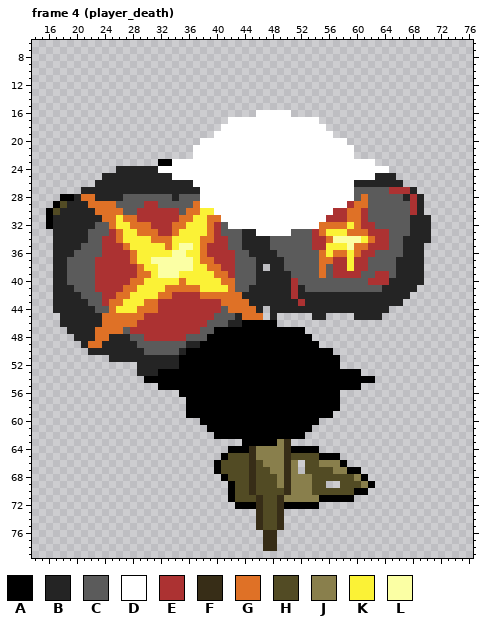
Two states of a pixel-art file, resources/images/characters/PlayerPlaneDeath.aseprite. Above is the file before it was changed.
96x96 pixels, 12 frames. Shown: frame 4 (player_death): x 14..76, y 6..79. The commit also changed other frames, which this record leaves out.
Visible layers, top first: "top explosion", "bottom right explosion", "left explosion", "right explosion", "smoke", "Plane Body", "plane wings".
Palette (. is transparent): A #000000  B #242424  C #5b5b5b  D #ffffff  E #ac3232  F #372d17  G #df7126  H #524b24  J #897f4c  K #fbf236  L #fbffa4
Pixels before, frame 4 (player_death) (only the part around the change), first column x 14:
13 .........................................................
14 .........................................................
15 .........................................................
16 ................................DDDDD....................
17 ............................DDDDDDDDDDDDD................
18 ...........................DDDDDDDDDDDDDDD...............
19 ..........................DDDDDDDDDDDDDDDDD..............
20 ........................DDDDDDDDDDDDDDDDDDDDD............
21 .......................DDDDDDDDDDDDDDDDDDDDDDD...........
22 .......................DDDDDDDDDDDDDDDDDDDDDDD...........
23 ..................AADDDDDDDDDDDDDDDDDDDDDDDDDDDDD........
24 ............BBBBBBDDDDDDDDDDDDDDDDDDDDDDDDDDDDDDDDD......
25 ..........BBBBBBBBBBDDDDDDDDDDDDDDDDDDDDDDDDDDDDDBBB.....
26 .........BBBBBBBBBBBBBBDDDDDDDDDDDDDDDDDDDDDDDBBBBBBB....
27 .......BBBBBBBBBBBBBBBBBDDDDDDDDDDDDDDDDDDDDDDCCCCCEEEB..
28 ....AABGGBBBBCCCCCCCBCCCDDDDDDDDDDDDDDDDDDDDDDCGCCCCCBEB.
29 ...AHBBBGGGGCCCCEECCCCCGDDDDDDDDDDDDDDDDDDDDDEGGCCCCCCEB.
30 ..AHBBBBBGGGGCCEEEEEECGGKKDDDDDDDDDDDDDDDDDEEGGECCCCCCEB.
31 ..ABBBBBBBGGKGGEEEEEEGGKKGGDDDDDDDDDDDDDDDEEEGGECCCCCCBBB
32 ..ABBBBBBCCGKKGGGEEEGGKKKGECDDDDDDDDDDDDDGGGGKGEECCCCCBBB
33 ...BBBBBCCCEGKKGGGEEGKKKKGECCCBBDDDDDCCCEGKKKGGGEEECCCBBB
34 ...BBBBBCCEEGKKKKGGGKKKKGGEECCBBBBCCCCCCEEGLLLLKGEECCBBBB
35 ...BBBBCCCEEEGKKKKKGKLLKGEEECCBBBBCCCCCCEEKKKLGGEEECCBBB.
36 ...BBBCCCCEEEEGKKKKKLLKKGEEEECCBBBBCCCCCCGKGGKGEECCCCBBB.
37 ...BBCCCCEEEEEGKKLLLLLLKGGEEECCCBBBBCCCCCGGEEKEECCCCBBBB.
38 ...BBCCCCEEEEEEGKKLLLLLKKGGEECCCB.BBCCCCCGCEEKEECCCCBBBB.
39 ...BBCCCCEEEEEEGGKLLLKKKKKGGECCCBBBBBCCCCGCEEEECCEECBBBB.
40 ...BBCCCCEEEEEGGKKKKKGKKKKKGGCCCBBBBBECCCCCCCCCCEEEBBBBB.
41 ...BBBCCCEEEEGGKKKKGGGGGKKKKGCCBBBBBBEBCCCCCCCCCCCBBBBB..
42 ...BBBBCCCEEGGKKKKGGEEEEGGGGGGBBBBBBBEBBBBBBBBBBBBBBBB...
43 ...BBBBBCCEGGKKKGGEEEEEEEEEGGGGBBBBBBBEBBBBBBBBBBBBBB....
44 ...BBBBBBCCGKKKGGGEEEEEEEEECGGGGB.BBBBBBBBBBBBBBBBB......
45 ....BBBBBBGGGGGGEEEEEEEEEECCCBGGG.B.....BB....BBBB.......
46 ....BBBBBBGGGGGEEEEEEEEEECCCBBAAAAA......................
47 .....BBBBGGGGCEEEEEEEEEECCAAAAAAAAAAAAA..................
48 ......BBBGGBBBCCEEEEEECCCAAAAAAAAAAAAAAA.................
49 .......BGGBBBBBCCCCCCCBBAAAAAAAAAAAAAAAAA................
50 ........BBBBBBBBCCCCCBAAAAAAAAAAAAAAAAAAAAA..............
51 ...........BBBBBBBBBBAAAAAAAAAAAAAAAAAAAAAAA.............
52 ...............BBBBBBAAAAAAAAAAAAAAAAAAAAAAA.............
53 ...............BBBAAAAAAAAAAAAAAAAAAAAAAAAAAAAA..........
54 ................AAAAAAAAAAAAAAAAAAAAAAAAAAAAAAAAA........
55 ..................AAAAAAAAAAAAAAAAAAAAAAAAAAAAA..........
And afterwards:
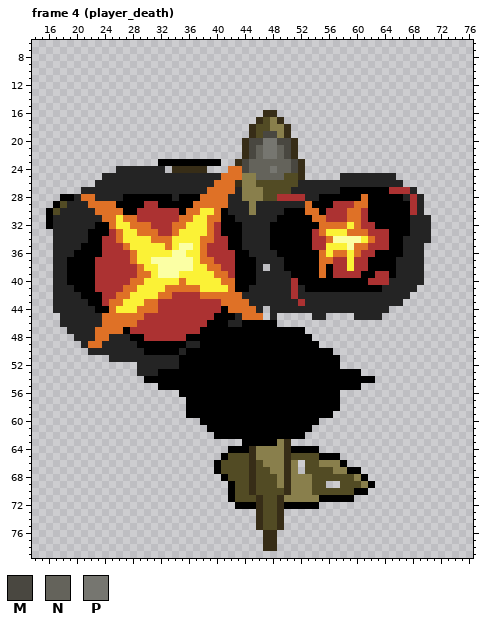
Colours new in this view: M #494740  N #64635b  P #767670
Difference:
layer "top explosion" now hidden
Changed rows in their new state; - is an unchanged pixel.
Frame 4 (player_death):
first column x 19:
16 ---------------------------.FF..-----------------
17 -----------------------....FHJF.....-------------
18 ----------------------....FHHJJF.....------------
19 ---------------------.....FHMMJF......-----------
20 -------------------......FMMPPMMF.......---------
21 ------------------.......FMNPPNMF........--------
22 ------------------.......FMNPPNMF........--------
23 ---------------AAAAAAA..FMNNNNNNMF..........-----
24 -------------B.FFFFF...GGMNNNPNNMF............---
25 ---------------BBBBBBBGGGJJNNNNHHF.....BBBBB-----
26 ------------------BBBGGGFJJHHHHHHBBBBBBBB--------
27 -------------------BGGGGBJJJHHHHBBBBBBBAAAAAAA---
28 --------AAAAAAA-AAAGGGGBBJJJHHEEEEBBAAAAAA-AAAAA-
29 -------AAAA--AAAAA-GGGGBBBJBBBBBBBGAAAEE---AAAAAA
30 --------AA------A----GABBBJBBBBAAAGGAE-----AAAAAA
31 ----------------------AABBBBBBAAAAAGG------AAAAAA
32 ----AA----------------AAABBBBAAAAAAA--------AAAAA
33 ---AAA----------------AAA--BBAAAAAA-----------AAA
34 ---AA------------------AA----AAAAAA-----------AA-
35 --AAA------------------AA----AAAAAA-----------AA-
36 -AAAA-------------------AA----AAAAAA--------AAAA-
37 AAAA--------------------AAA----AAAAA-------AAAA--
38 AAAA--------------------AAA----AAAAA-A-----AAAA--
39 AAAA--------------------AAA-----AAAA-A----AA--A--
40 AAAA--------------------AAA------AAAAAAAAAA------
41 -AAA--------------------AA--------AAAAAAAAAAA----
42 --AAA--------------------------------------------
43 ---AA--------------------------------------------
44 ----AA----------------A--------------------------
45 ---------------------AAA-------------------------
46 --------------------AAA--------------------------
47 --------A----------AA----------------------------
48 ---------AA------AAA-----------------------------
49 ----------AAAAAAA--------------------------------
50 -----------AAAAA---------------------------------
Pixel boxes of the changes (left, top, right, bottom) in both pictures:
changed: (67, 110, 410, 355)
